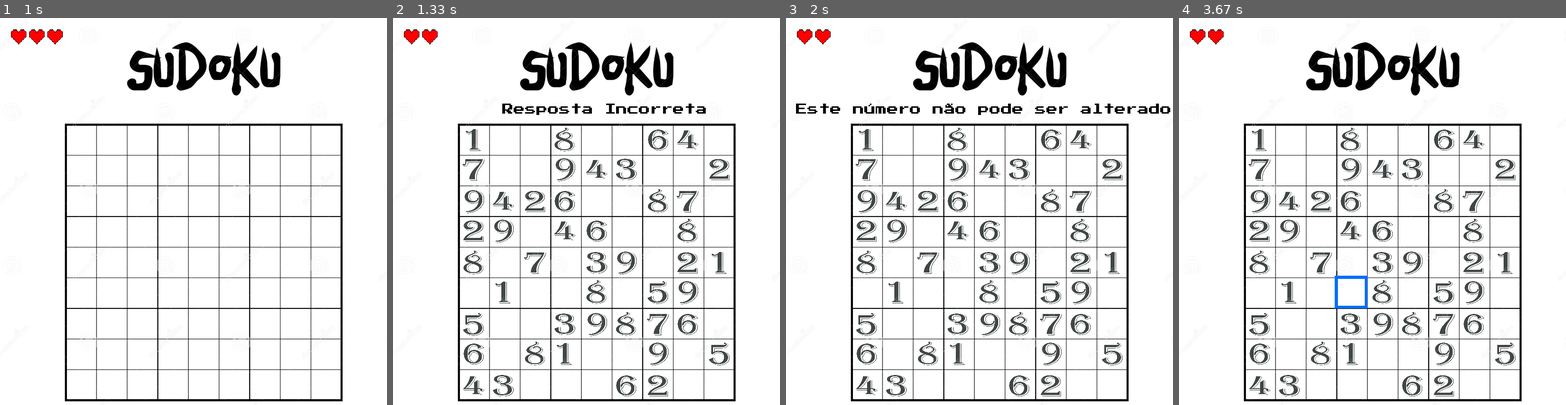
Above: before the commit, frames 1-4 (left to right).
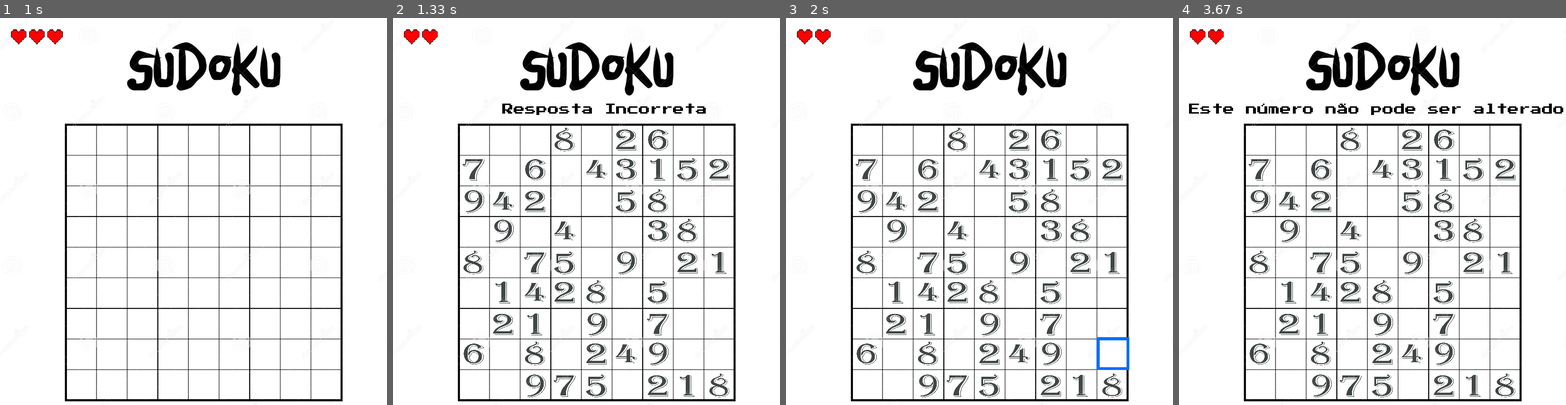
Above: after the commit, the same moments.

Repository: memdygu100/Sudoku-Pygame
Game: pygame game, started from main.py
Same seed, same stepped clock (60 frames per second), same inputs: the game is played once before the commit and once after it.
Inputs (mouse positions are in pixels of both pictures, inside the frame that each line leads up to):
- Up to frame 1 (1 s): click (193, 211) at 0.38 s; hold Esc from 0.67 s (still down)
- Up to frame 2 (1.33 s): release Esc at 1.13 s; tap Enter at 1.17 s
- Up to frame 3 (2 s): click (1122, 346) at 1.98 s
- Up to frame 4 (3.67 s): move the mouse to (1279, 134) at 2.3 s; click (1279, 134) at 2.58 s; move the mouse to (1353, 312) at 3 s; click (1353, 312) at 3.37 s

Frame 1 is identical in both runs. In frame 2, 3.8% of the frame differs, in the area x 18-88%, y 28-99%; in frame 3, 5.0%, in the area x 2-100%, y 22-99%; in frame 4, 5.0%.

Commit message:
Sair do jogo Add

Diff:
--- a/main.py
+++ b/main.py
@@ -268,7 +268,12 @@
                             vidas -= 1
                             print(vidas)
                         precisa_redesenhar = True
-
+            if events.type == pygame.KEYDOWN:
+                if events.key == pygame.K_ESCAPE:
+                    jogo_rodando = False
+                    preencher_tabuleiro()
+                    jogo_finalizado = False
+                    vidas = 3
             tempo_atual = time.time()
             tempo_decorrido = int(tempo_atual - tempo_inicial)
             minutos = tempo_decorrido // 60
